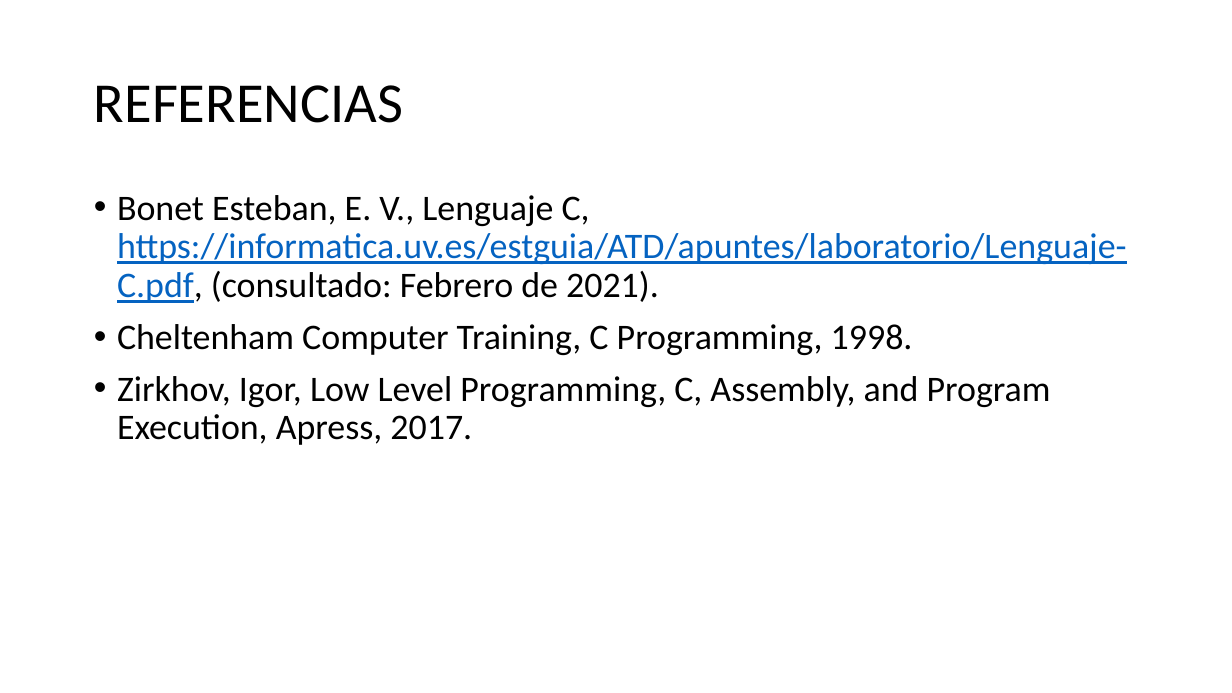
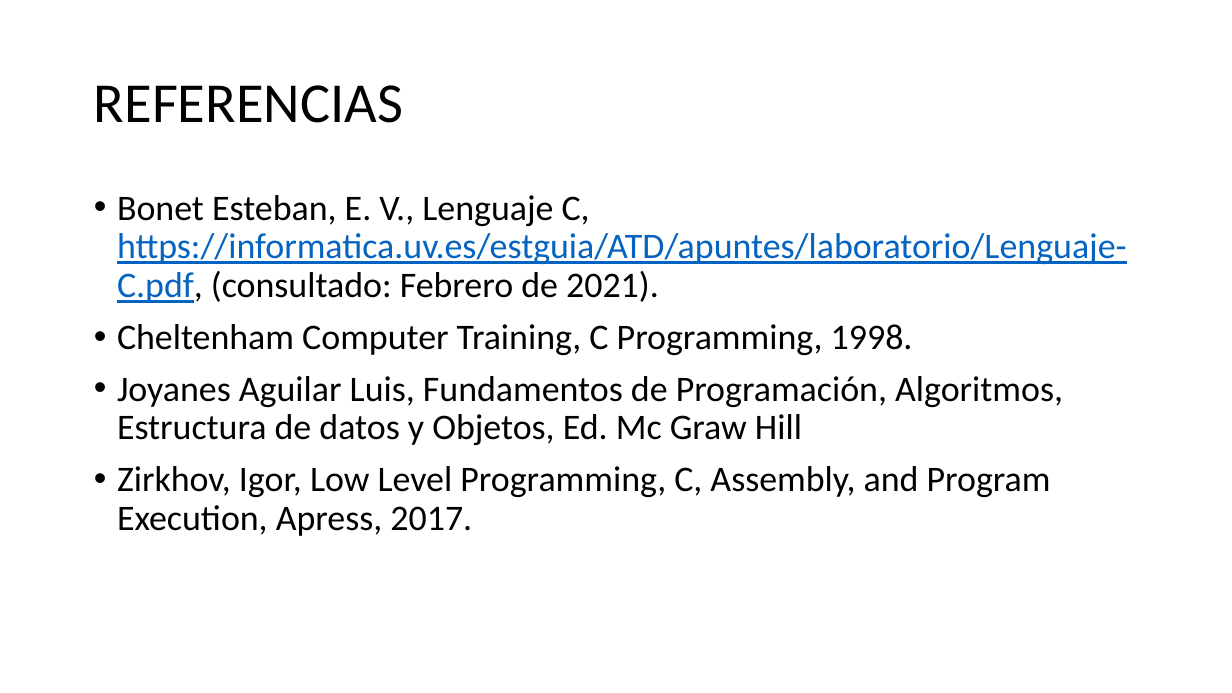
Before and after one commit to programacionestructurada/2021-2, a slide deck: slide 70 of U1_Introduccion_a_la_programacion/PracticaGuiada01_Introduccion_a_la_programacion.pptx (slide 60 before the commit). Drawn at 1232x693 pixels with LibreOffice and Linux fonts; fonts in the diff are those of the drawing. Boxes give left, top, right and bottom in pixels: in the first picture for what was removed or moved away, otherwise in the second. Text is boxed around its words. In the diff, an @@ line names an element or a change of style, - is before the commit and + after.

Commit message:
2021.03.08

```diff
--- a/U1_Introduccion_a_la_programacion/PracticaGuiada01_Introduccion_a_la_programacion.pptx
+++ b/U1_Introduccion_a_la_programacion/PracticaGuiada01_Introduccion_a_la_programacion.pptx
@@ text at (x1=117, y1=376, x2=1063, y2=445): paragraph added @@
+• Joyanes Aguilar Luis, Fundamentos de Programación, Algoritmos, Estructura de datos y Objetos, Ed. Mc Graw Hill
```
Also in this commit, not shown: 1 other slide changed, 11 slides added, 1 slide removed.
